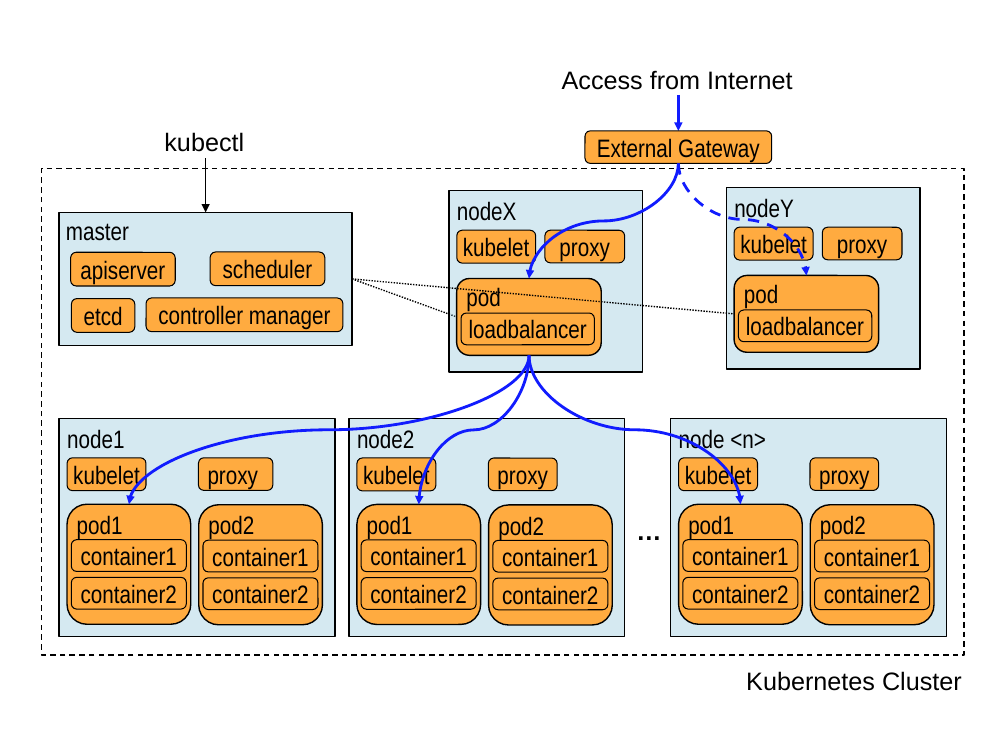
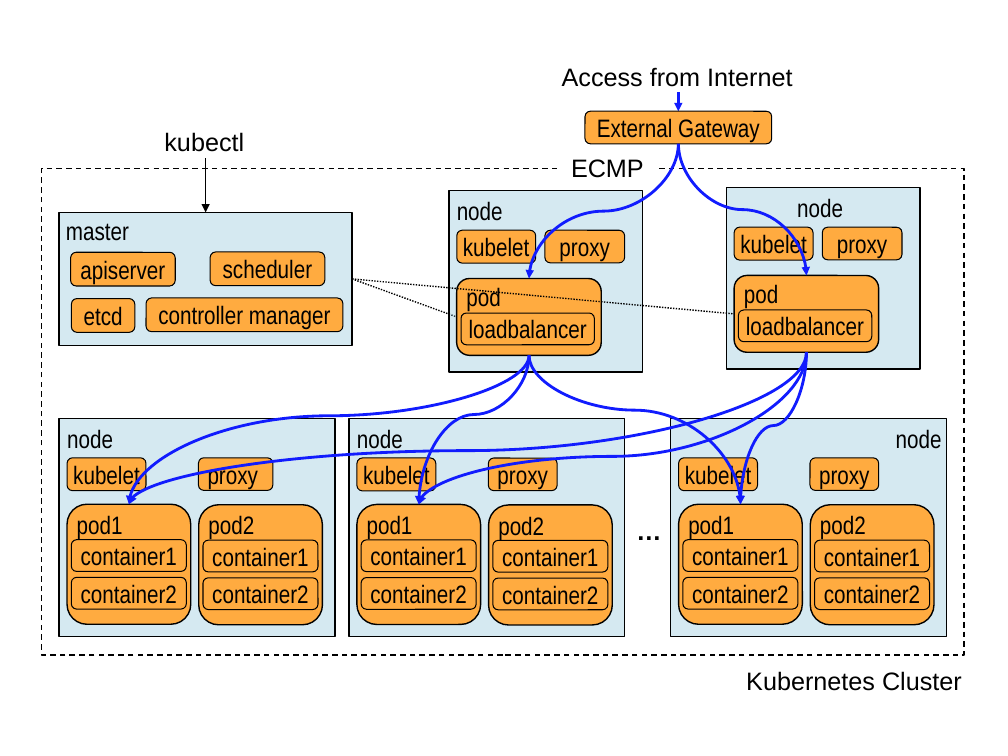
Before and after one commit to ktaka-ccmp/paperdraft04, a slide deck: slide 2 of Figs/figs_for_ieice.pptx. Drawn at 1008x756 pixels with LibreOffice and Linux fonts; fonts in the diff are those of the drawing. Boxes give left, top, right and bottom in pixels: in the first picture for what was removed or moved away, otherwise in the second. Text is boxed around its words. In the diff, an @@ line names an element or a change of style, - is before the commit and + after.

```diff
--- a/Figs/figs_for_ieice.pptx
+++ b/Figs/figs_for_ieice.pptx
@@ rounded rectangle "External Gateway": place and size @@
-rounded rectangle "External Gateway" at bbox=[585, 131, 771, 163]
+rounded rectangle "External Gateway" at bbox=[585, 111, 771, 143]
@@ arrow moved from (678, 95) - (678, 131) to (678, 92) - (678, 111) @@
@@ curved arrow moved from (678, 163) - (529, 278) to (678, 144) - (529, 278) @@
@@ curved arrow moved from (678, 163) - (806, 275) to (678, 144) - (806, 275) @@
@@ curved arrow (678, 144) - (806, 275): stroke #111CFE 2 pt dashed to #111CFE 2 pt @@
@@ group added at bbox=[129, 159, 806, 504]: 3 curved arrows, 1 text @@
+ECMP
@@ text at bbox=[457, 201, 503, 221]: text changed @@
-nodeX
+node
@@ text at bbox=[797, 198, 843, 218]: text changed @@
-nodeY
+node
@@ curved arrow (529, 356) - (129, 504): route changed @@
@@ curved arrow (529, 356) - (418, 504): route changed @@
@@ curved arrow (529, 356) - (741, 504): route changed @@
@@ text at bbox=[67, 429, 113, 449]: text changed @@
-node1
+node
@@ text at bbox=[357, 429, 403, 454]: text changed @@
-node2
+node
@@ text at bbox=[896, 429, 942, 449]: text changed @@
-node <n>
+node
```
Also in this commit, not shown: 10 other files.
